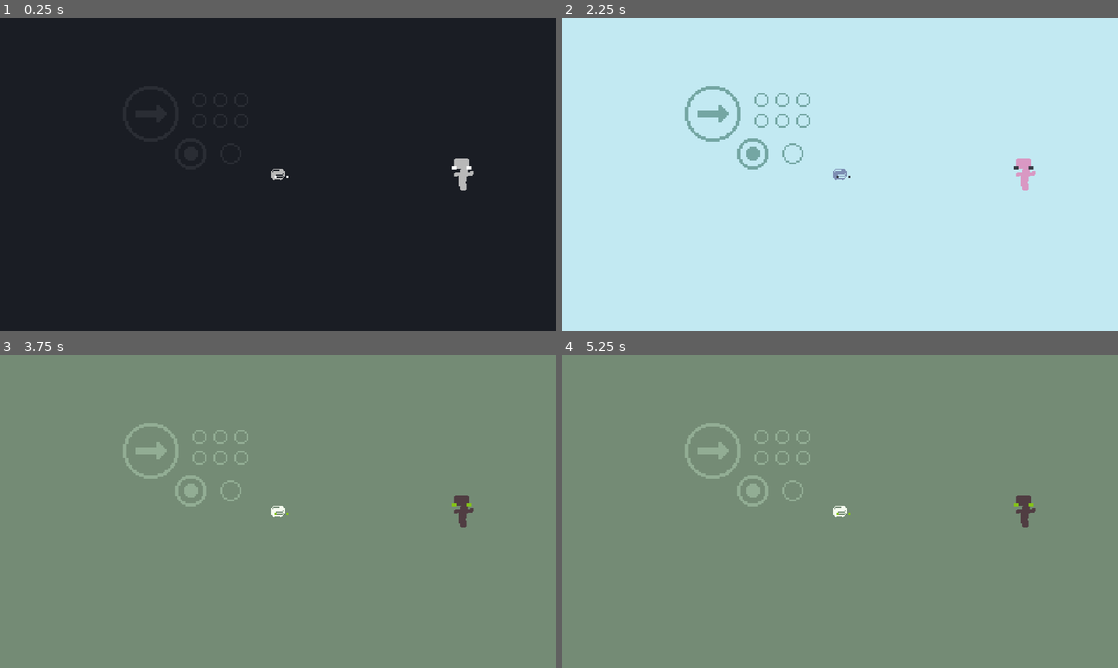
Above: before the commit, frames 1-4 (two rows, left to right).
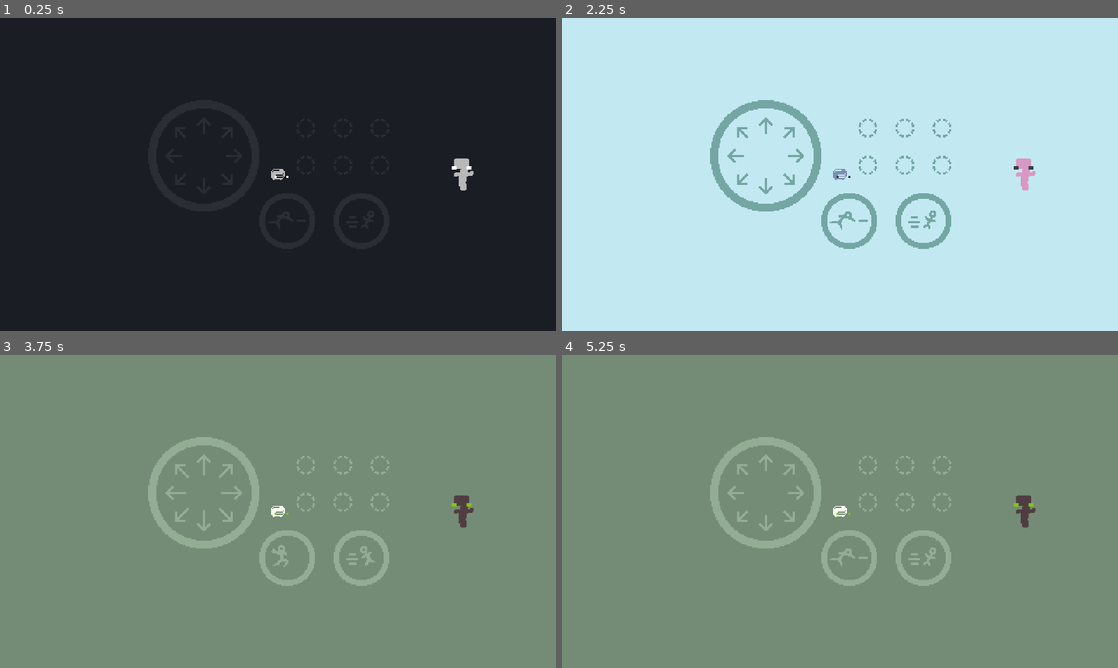
Above: after the commit, the same moments.

Repository: tm-nielsen/arcade-jam-2024
Game: Godot game, scene res://scenes/root.tscn
The game is run twice, just before and just after one commit, with the same random seed, the same clock (stepped at 60 frames per second) and the same inputs.
Inputs (mouse positions are in pixels of both pictures, inside the frame that each line leads up to):
- Up to frame 1 (0.25 s): no input
- Up to frame 2 (2.25 s): move the mouse to (962, 158) at 0.52 s; hold 4 (toggle_palette_up) 0.53-1.28 s; tap 1 (select_1_player) at 0.6, 2.1 s; move the mouse to (728, 190) at 1.27 s; hold 3 (toggle_palette_down) 1.28-2.03 s; tap 2 (select_2_players) at 1.35 s; tap Enter at 2 s; move the mouse to (895, 105) at 2.02 s; hold 4 (toggle_palette_up) from 2.03 s (still down)
- Up to frame 3 (3.75 s): move the mouse to (250, 574) at 2.77 s; tap 2 (select_2_players) at 2.85 s; tap Space at 3.5 s; move the mouse to (444, 558) at 3.52 s; release 4 (toggle_palette_up) at 3.53 s; hold 3 (toggle_palette_down) from 3.53 s (still down); tap 1 (select_1_player) at 3.6 s
- Up to frame 4 (5.25 s): keep holding 3 (toggle_palette_down); move the mouse to (673, 464) at 4.27 s; tap 2 (select_2_players) at 4.35 s; tap Enter at 5 s; move the mouse to (867, 511) at 5.02 s; tap 1 (select_1_player) at 5.1 s

The runs differ from the first frame. In frame 2, 4.1% of the frame differs, in the area x 22-70%, y 21-74%; in frame 3, 4.1%; in frame 4, 4.1%.

Commit message:
Updated tutorial sprite

Diff:
--- a/scenes/game.tscn
+++ b/scenes/game.tscn
@@ -29,6 +29,28 @@
 [sub_resource type="WorldBoundaryShape2D" id="WorldBoundaryShape2D_rjfb1"]
 normal = Vector2(-1, 0)
 distance = -240.0
+
+[sub_resource type="AtlasTexture" id="AtlasTexture_ot341"]
+atlas = ExtResource("1_yb8dm")
+region = Rect2(0, 0, 256, 192)
+
+[sub_resource type="AtlasTexture" id="AtlasTexture_vai1q"]
+atlas = ExtResource("1_yb8dm")
+region = Rect2(0, 192, 256, 192)
+
+[sub_resource type="SpriteFrames" id="SpriteFrames_clyhu"]
+animations = [{
+"frames": [{
+"duration": 1.0,
+"texture": SubResource("AtlasTexture_ot341")
+}, {
+"duration": 1.0,
+"texture": SubResource("AtlasTexture_vai1q")
+}],
+"loop": true,
+"name": &"default",
+"speed": 2.0
+}]
 
 [sub_resource type="Resource" id="Resource_rblu5"]
 script = ExtResource("11_kojju")
@@ -74,12 +96,12 @@
 [node name="Right" type="CollisionShape2D" parent="Walls"]
 shape = SubResource("WorldBoundaryShape2D_rjfb1")
 
-[node name="GroundInstructions" type="Sprite2D" parent="."]
+[node name="GroundInstructions" type="AnimatedSprite2D" parent="."]
 self_modulate = Color(0.164706, 0.176471, 0.203922, 1)
 material = ExtResource("2_03oq8")
-position = Vector2(-80, -40)
-scale = Vector2(1.5, 1.5)
-texture = ExtResource("1_yb8dm")
+sprite_frames = SubResource("SpriteFrames_clyhu")
+autoplay = "default"
+frame_progress = 0.577463
 
 [node name="ScoreDisplay" type="Label" parent="."]
 modulate = Color(0.243137, 0.258824, 0.301961, 1)
--- a/scripts/game_manager.gd
+++ b/scripts/game_manager.gd
@@ -5,7 +5,7 @@
 
 @export var tutorial_enemy: EnemyController
 @export var enemy_spawner: EnemySpawner
-@export var tutorial_sprite: Sprite2D
+@export var tutorial_sprite: AnimatedSprite2D
 @export var score_display: Label
 
 @export_subgroup("menu references")
Not shown: 1 places in scenes/game.tscn that only renumber resources
Binary file changed: sprites/ground_instructions.png
